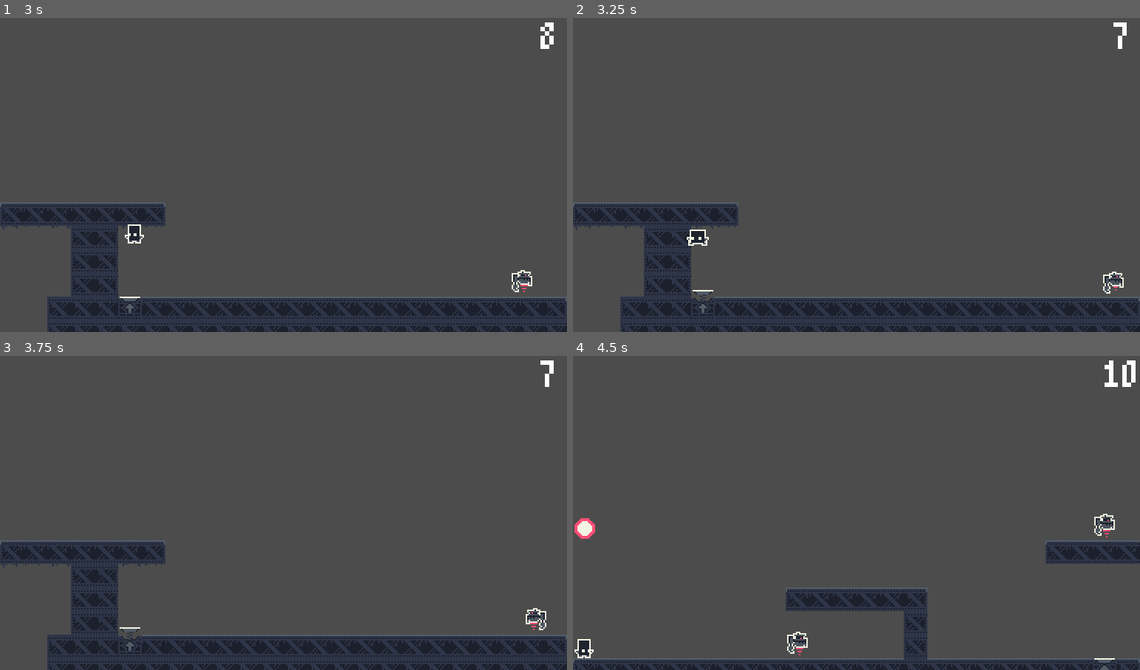
Above: before the commit, frames 1-4 (two rows, left to right).
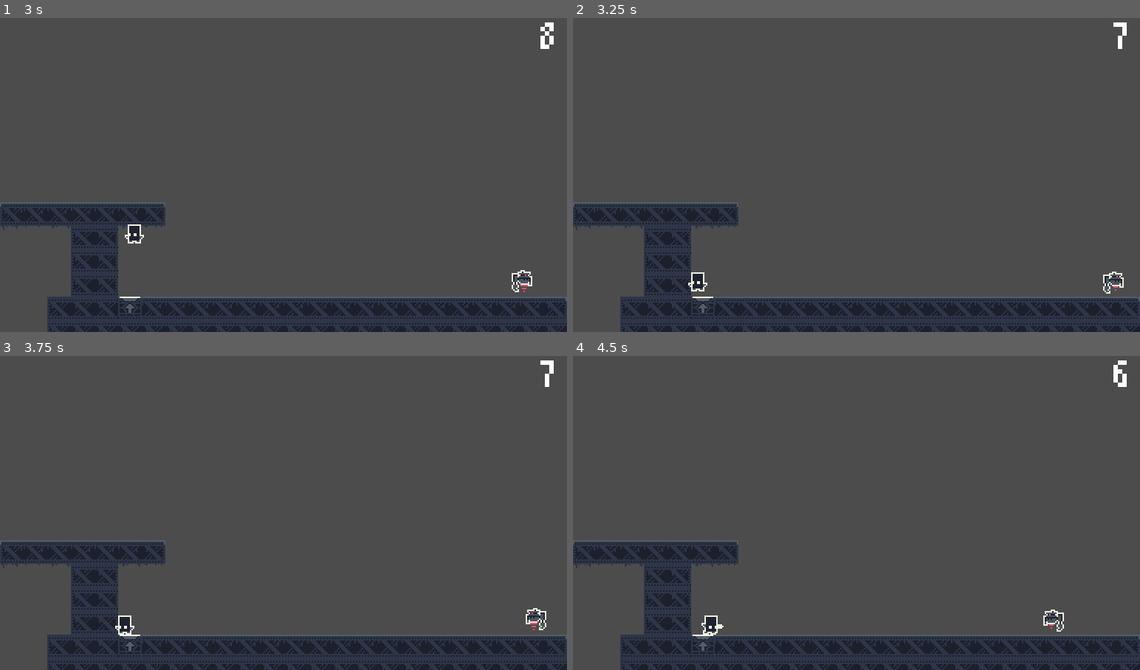
Above: after the commit, the same moments.

Repository: CodePidgy/Time-Step
Game: Godot game, scene res://src/Main/Game.tscn
Same seed, same stepped clock (60 frames per second), same inputs: the game is played once before the commit and once after it.
Inputs (mouse positions are in pixels of both pictures, inside the frame that each line leads up to):
- Up to frame 1 (3 s): tap Enter at 0.5 s; move the mouse to (255, 237) at 0.52 s; hold Space (jump) 0.53-1.28 s; hold D (move_right) 0.53-2.03 s; move the mouse to (453, 222) at 1.27 s; right-click (453, 222) at 1.35 s; tap Space (jump) at 1.52, 1.55, 1.82, 2.3, 2.85 s; move the mouse to (113, 124) at 2.02 s; press the mouse at (113, 124) at 2.03 s; hold A (move_left) from 2.03 s (still down); move the mouse to (311, 171) at 2.77 s; release the mouse at (311, 171) at 2.78 s
- Up to frame 2 (3.25 s): keep holding A (move_left); tap Space (jump) at 3.02 s
- Up to frame 3 (3.75 s): keep holding A (move_left); tap Space (jump) at 3.32 s; move the mouse to (198, 431) at 3.52 s; hold Right mouse button (atk_heavy) from 3.53 s (still down)
- Up to frame 4 (4.5 s): tap Space (jump) at 3.77, 3.8, 4.07 s; move the mouse to (981, 494) at 4.27 s; release A (move_left) at 4.28 s; release Right mouse button (atk_heavy) at 4.28 s; hold D (move_right) from 4.28 s (still down); click (981, 494) at 4.35 s

Frame 1 is identical in both runs. In frame 2, 0.4% of the frame differs, in the area x 20-25%, y 67-91%; in frame 3, 0.2%; in frame 4, 16%, in the area x 0-100%, y 1-100%.

Commit message:
Add Game TImer increase

Diff:
--- a/src/Actor/Enemies/Armstrong/Armstrong.gd
+++ b/src/Actor/Enemies/Armstrong/Armstrong.gd
@@ -44,6 +44,7 @@
 func handle_death():
 	if SM.state != SM.States.DEAD:
 		SM.state = SM.States.DEAD
+		Globals.GAME.num_enemies -= 1
 		player_direction = Globals.PLAYER.SPRITE.scale.x
 
 		velocity.x = DEATH_VECTOR.x * player_direction
--- a/src/Main/Game.gd
+++ b/src/Main/Game.gd
@@ -9,6 +9,8 @@
 
 var previous_orders = []
 var level = 1
+var level_time = 10
+var num_enemies = 1
 var started = false
 
 
@@ -18,13 +20,13 @@
 
 
 func _physics_process(_delta):
-	TIMER_UI.text = str(round(TIMER.get_time_left())) if not TIMER.is_stopped() else "10"
+	TIMER_UI.text = str(round(TIMER.get_time_left())) if not TIMER.is_stopped() else str(level_time)
 
 
 func _input(event):
 	if not started and event.is_action_pressed("jump"):
 		started = true
-		TIMER.start()
+		TIMER.start(level_time)
 		Globals.PLAYER.SM.state = Globals.PLAYER.SM.States.IDLE
 
 
@@ -53,6 +55,8 @@
 		_spawn_clone()
 		remove_child(_load_current_level())
 		level += 1
+		num_enemies = level
+		level_time += 2
 	add_child(_load_next_level())
 
 	TIMER.set_paused(false)
@@ -67,3 +71,7 @@
 	TIMER_UI.set_visible(false)
 	GAMEOVER_UI.text = "GAME OVER"
 	GAMEOVER_UI.set_visible(true)
+
+
+func no_more_time():
+	end_game()
--- a/src/Main/Game.tscn
+++ b/src/Main/Game.tscn
@@ -42,4 +42,5 @@
 [node name="CanvasLayer" type="CanvasLayer" parent="."]
 
 [node name="UI" parent="CanvasLayer" instance=ExtResource( 2 )]
+[connection signal="timeout" from="Timer" to="." method="no_more_time"]
 [connection signal="timeout" from="SwitchLevel" to="." method="go_to_next_level"]
--- a/src/Tiles/Launcher.gd
+++ b/src/Tiles/Launcher.gd
@@ -11,7 +11,7 @@
 
 
 func launch(body):
-	if body.name == "Player" and not activated:
+	if body.name == "Player" and not activated and Globals.GAME.num_enemies == 0:
 		LAUNCH_SOUND.play()
 		TWEEN.interpolate_property(PISTON, "position", PISTON.position, PISTON.position - Vector2(0, 5), 1.0/LAUNCH_SPEED, Tween.TRANS_ELASTIC, Tween.EASE_OUT)
 		TWEEN.start()
Binary file changed: icon.png
